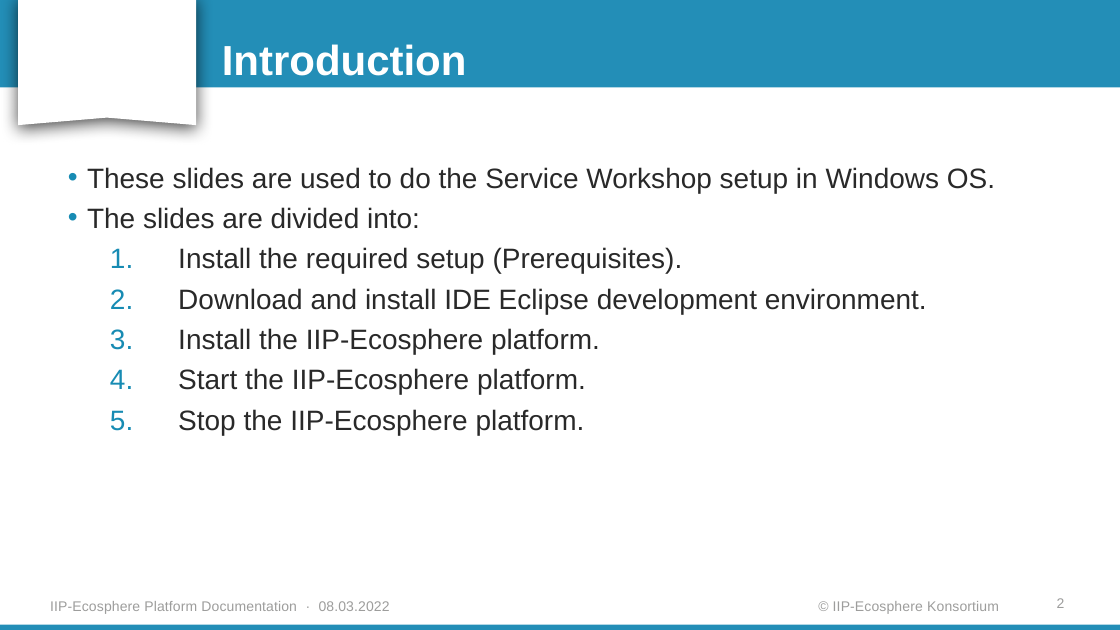
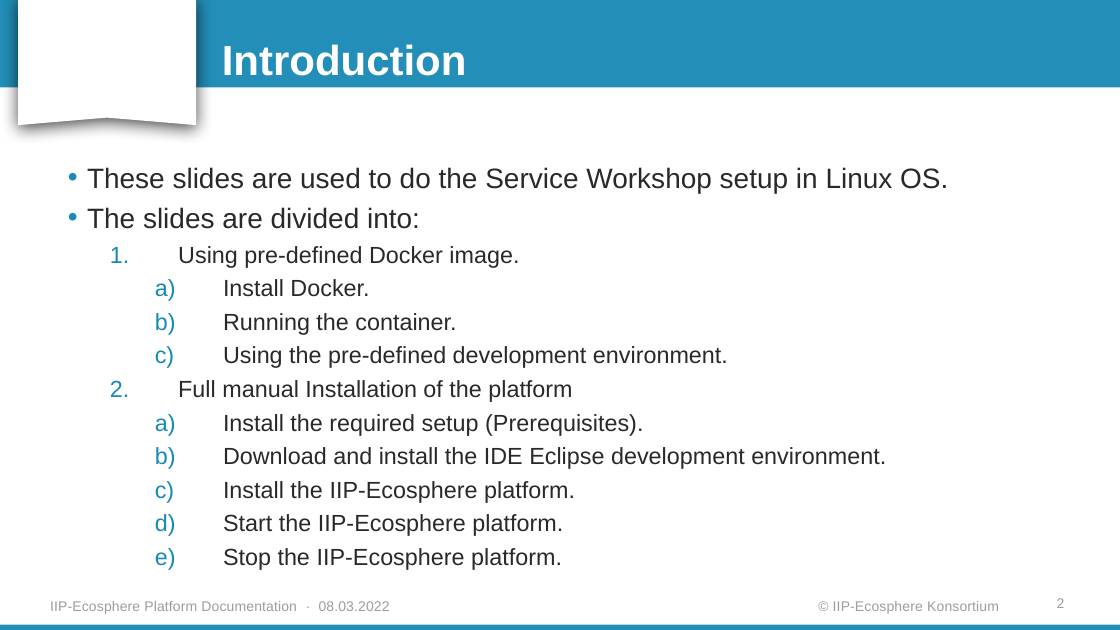
Before and after one commit to iip-ecosphere/platform, a slide deck: slide 2 of platform/documentation/Platform_Installation_Guide_for_Windows.pptx. Drawn at 1120x630 pixels with LibreOffice and Linux fonts; fonts in the diff are those of the drawing; background and template pictures are left out. Boxes give left, top, right and bottom in pixels: in the first picture for what was removed or moved away, otherwise in the second. Text is boxed around its words. In the diff, an @@ line names an element or a change of style, - is before the commit and + after.

Commit message:
Update the installation guide
The pre-defined Docker image and the full manual installation

```diff
--- a/platform/documentation/Platform_Installation_Guide_for_Windows.pptx
+++ b/platform/documentation/Platform_Installation_Guide_for_Windows.pptx
@@ text at box(87, 167, 948, 193): text changed @@
-• These slides are used to do the Service Workshop setup in Windows OS.
+• These slides are used to do the Service Workshop setup in Linux OS.
@@ text at box(178, 246, 728, 402): paragraphs added @@
+  1. Using pre-defined Docker image.
+    a) Install Docker.
+    b) Running the container.
+    c) Using the pre-defined development environment.
+  2. Full manual Installation of the platform
@@ text at box(223, 414, 643, 570): size 24 to 20 pt in "Install the required setup (Prerequisites).", "Install the IIP-Ecosphere platform.", "Start the IIP-Ecosphere platform.", "Stop the IIP-Ecosphere platform."; bullet 1. to a); list level 2 to 3 in "Install the required setup (Prerequisites)."; list level 2 to 3 in "Install the IIP-Ecosphere platform."; list level 2 to 3 in "Start the IIP-Ecosphere platform."; list level 2 to 3 in "Stop the IIP-Ecosphere platform." @@
@@ text at box(223, 447, 886, 469): text changed; size 24 to 20 pt @@
-  2. Download and install IDE Eclipse development environment.
+    b) Download and install the IDE Eclipse development environment.
```
Also in this commit, not shown: 11 other slides changed, 6 slides added, 2 slides removed, 3 other files.
